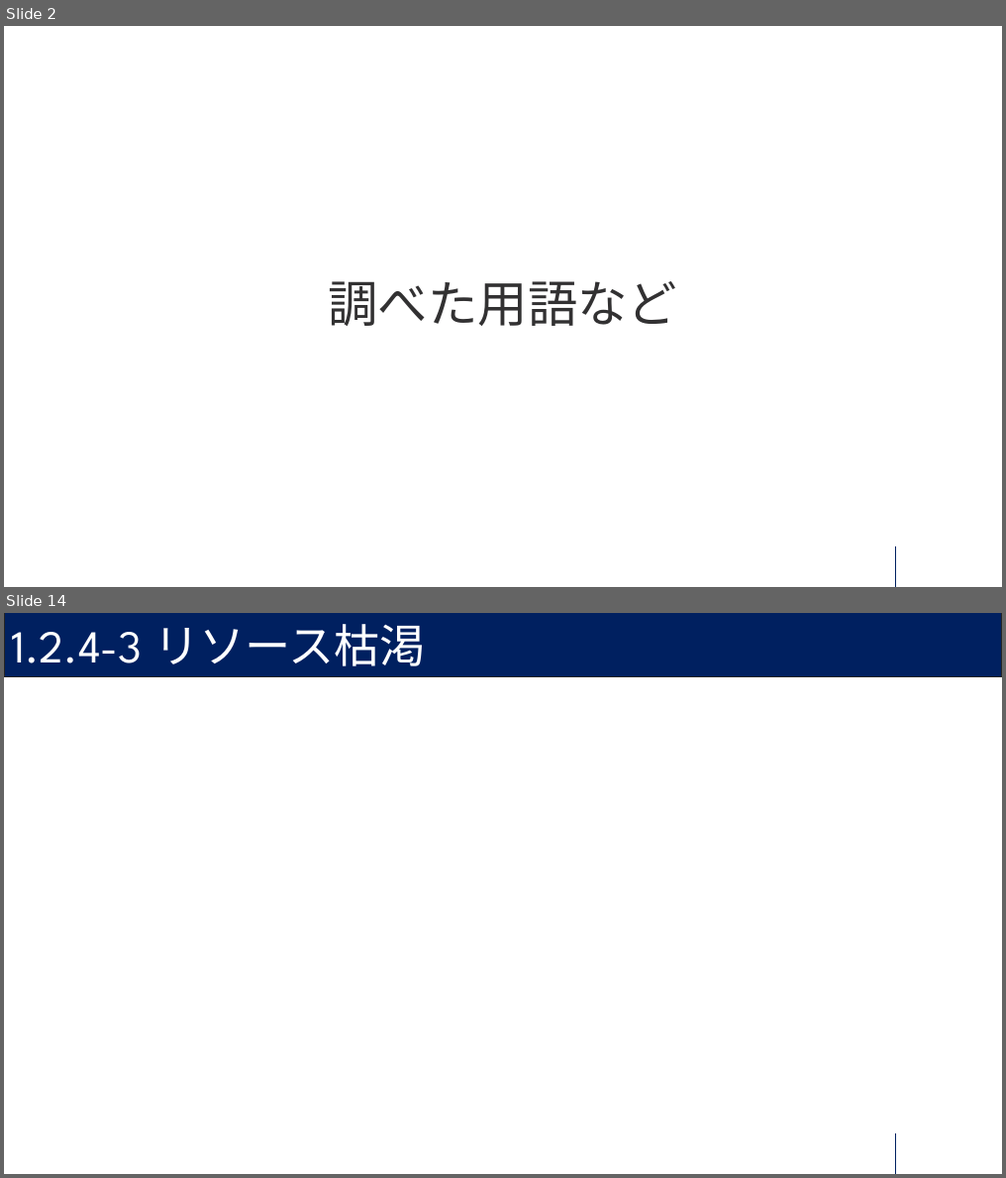
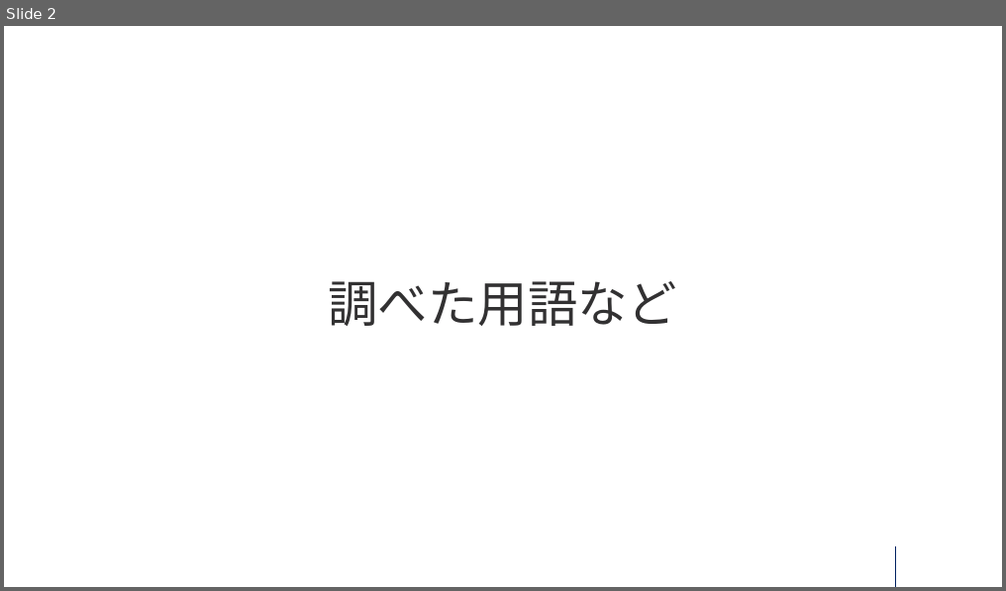
Before and after one commit to cc-pine/concurrency-in-go, a slide deck: sec3/Go_go_3.pptx. Shown one above the other, each under a label of ours: slides 2 and 14 before the commit, slide 2 after it; the slides between them are not shown. The pictures are 1006x1178 and 1006x591 pixels, drawn with LibreOffice and Linux fonts; fonts in the diff are those of the drawing. Boxes give left, top, right and bottom in pixels: in the first picture for what was removed or moved away, otherwise in the second. Text is boxed around its words. In the diff, an @@ line names an element or a change of style, - is before the commit and + after.

```diff
--- a/sec3/Go_go_3.pptx
+++ b/sec3/Go_go_3.pptx
@@ slide 14 removed at [4, 613, 1002, 1174], background #FFFFFF; not listed: 1 template element that a slide beside it also shows @@
@@ rectangle removed at [4, 613, 1002, 676] @@
@@ title removed at [12, 624, 426, 677] @@
-1.2.4-3 リソース枯渇
```
Also in this commit, not shown: 2 slides changed, 1 slide added, 13 other slides removed, 7 other files.
